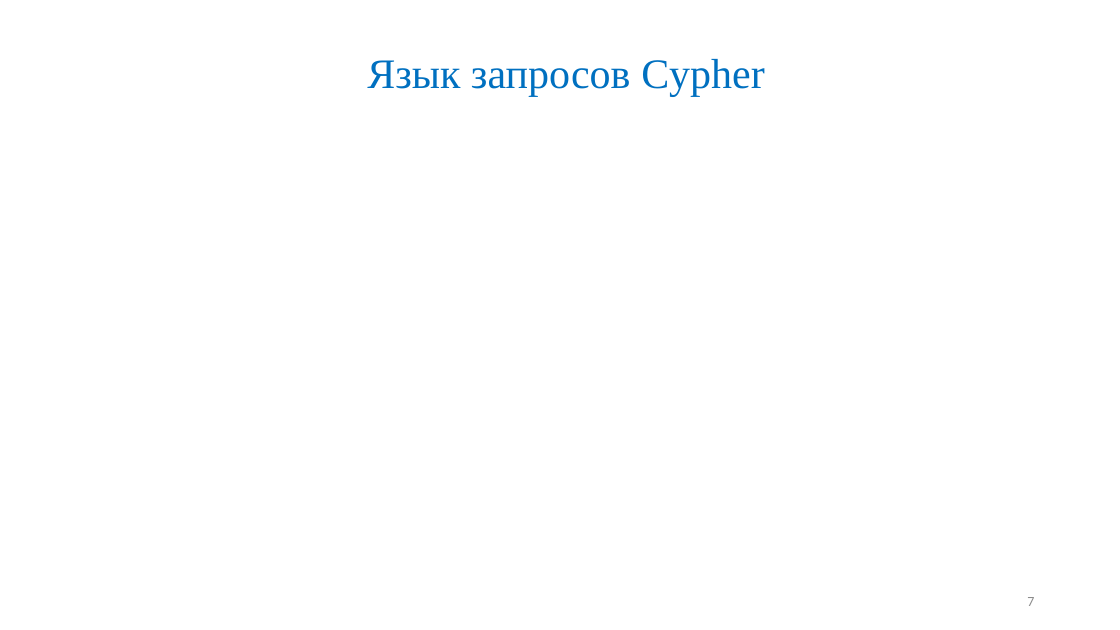
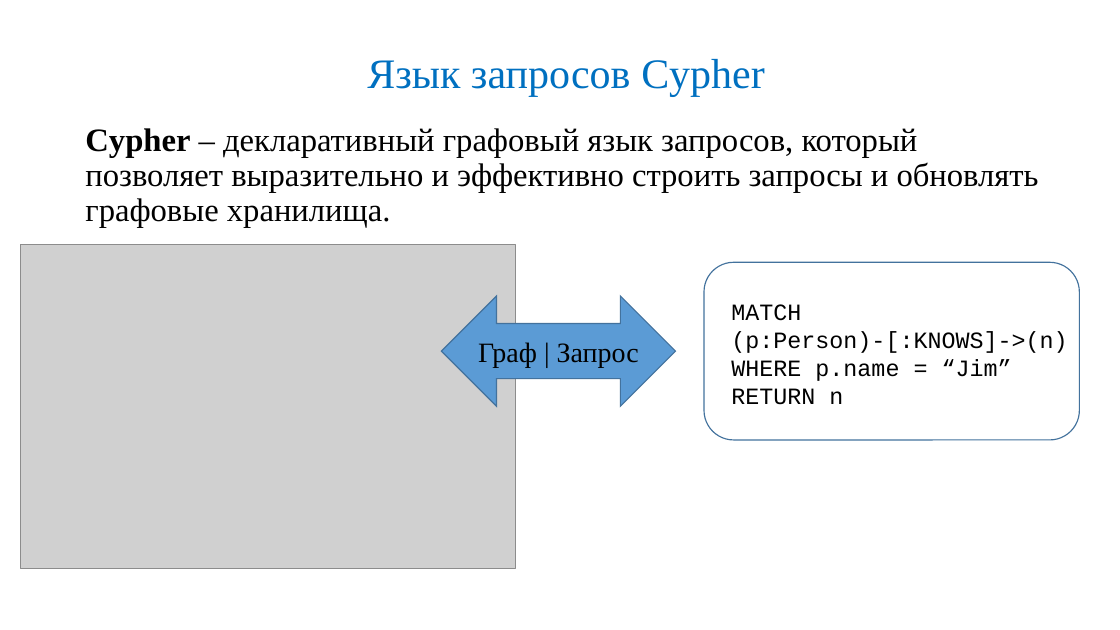
Before and after one commit to Maglus/-2017, a slide deck: slide 7 of Презентация ВКР2017.pptx. Drawn at 1120x630 pixels with LibreOffice and Linux fonts; fonts in the diff are those of the drawing; grey boxes stand for pictures. Boxes give left, top, right and bottom in pixels: in the first picture for what was removed or moved away, otherwise in the second. Text is boxed around its words. In the diff, an @@ line names an element or a change of style, - is before the commit and + after.

```diff
--- a/Презентация ВКР2017.pptx
+++ b/Презентация ВКР2017.pptx
@@ text added at (85, 128, 1039, 228), 28 pt, text #000000 @@
+Cypher – декларативный графовый язык запросов, который позволяет выразительно и эффективно строить запросы и обновлять графовые хранилища.
@@ picture added at (20, 245, 515, 569) @@
@@ rounded rectangle added at (704, 262, 1080, 439), outline #43739E 1 pt @@
@@ left right arrow added at (441, 296, 676, 406), fill #5B9BD5, outline #43739E 1 pt, 24 pt, text #000000 @@
+Граф | Запрос
@@ text added at (731, 304, 1067, 405), 20 pt, text #000000 @@
+MATCH
+(p:Person)-[:KNOWS]->(n)
+WHERE p.name = “Jim”
+RETURN n
@@ page number removed at (1027, 597, 1034, 606) @@
-7
```
Also in this commit, not shown: 2 slides added.
